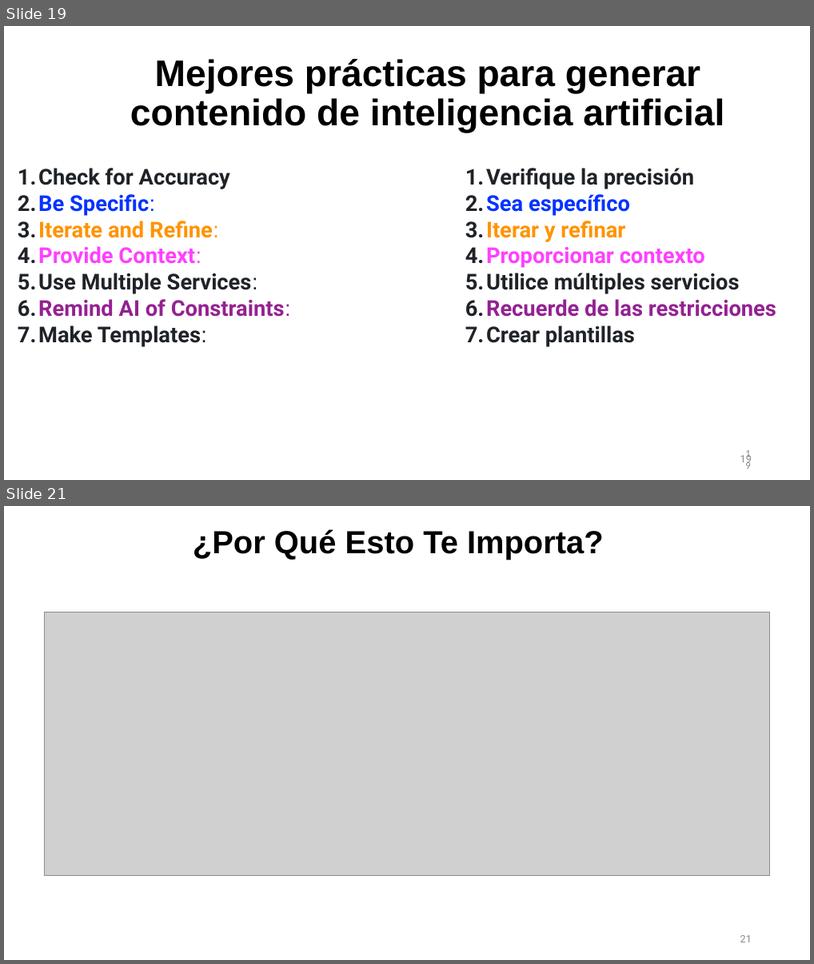
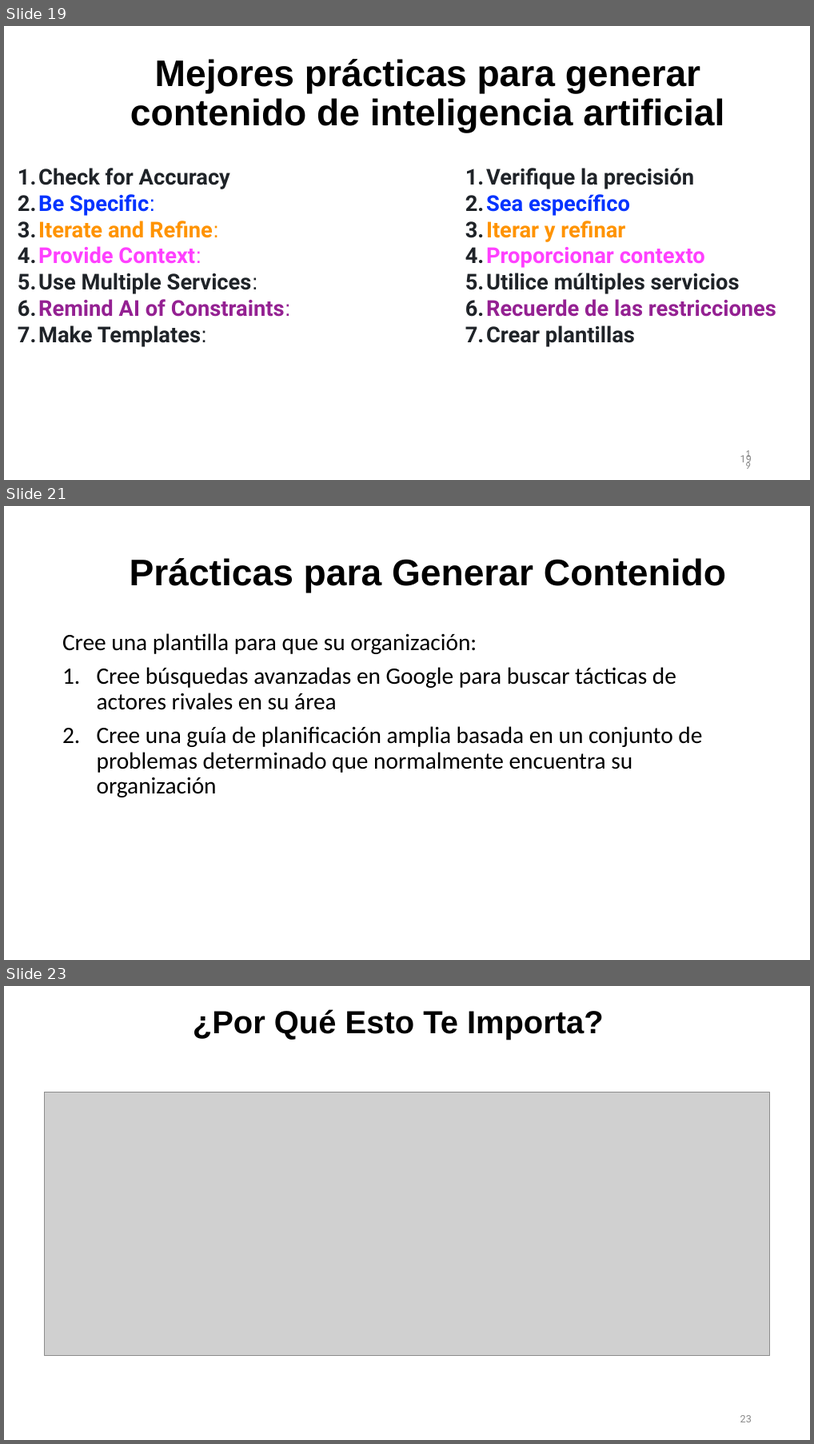
Before and after one commit to irregularchat/Counter_Malign_Information_Training, a slide deck: Counter_Malign_Information/4-Implement-For_Instructors/Lesson_Plans/Lesson_01-Creating_Synthetic_Content/Audio_Visual-Creating_Synthetic_Content/Instructor-Lesson_Slide-Create_AI_Content.pptx. Shown one above the other, each under a label of ours: slides 19 and 21 before the commit, slides 19, 21 and 23 after it; the slides between them are not shown. The pictures are 814x964 and 814x1444 pixels, drawn with LibreOffice and Linux fonts; fonts in the diff are those of the drawing; grey boxes stand for pictures. Boxes give left, top, right and bottom in pixels: in the first picture for what was removed or moved away, otherwise in the second. Text is boxed around its words. In the diff, an @@ line names an element or a change of style, - is before the commit and + after.

```diff
--- a/Counter_Malign_Information/4-Implement-For_Instructors/Lesson_Plans/Lesson_01-Creating_Synthetic_Content/Audio_Visual-Creating_Synthetic_Content/Instructor-Lesson_Slide-Create_AI_Content.pptx
+++ b/Counter_Malign_Information/4-Implement-For_Instructors/Lesson_Plans/Lesson_01-Creating_Synthetic_Content/Audio_Visual-Creating_Synthetic_Content/Instructor-Lesson_Slide-Create_AI_Content.pptx
@@ slide 21 added at box(4, 506, 810, 960), background #FFFFFF @@
@@ title added at box(130, 558, 726, 593), 44 pt, text #000000, bold @@
+Prácticas para Generar Contenido
@@ text added at box(62, 633, 702, 797), 28 pt, text #000000 @@
+Cree una plantilla para que su organización:
+1. Cree búsquedas avanzadas en Google para buscar tácticas de actores rivales en su área
+2. Cree una guía de planificación amplia basada en un conjunto de problemas determinado que normalmente encuentra su organización
@@ what was slide 21 is now slide 23 @@
@@ page number at box(741, 1415, 752, 1422): text changed @@
-21
+23
```
Also in this commit, not shown: 1 slide changed, 1 other slide added, 4 other files.
